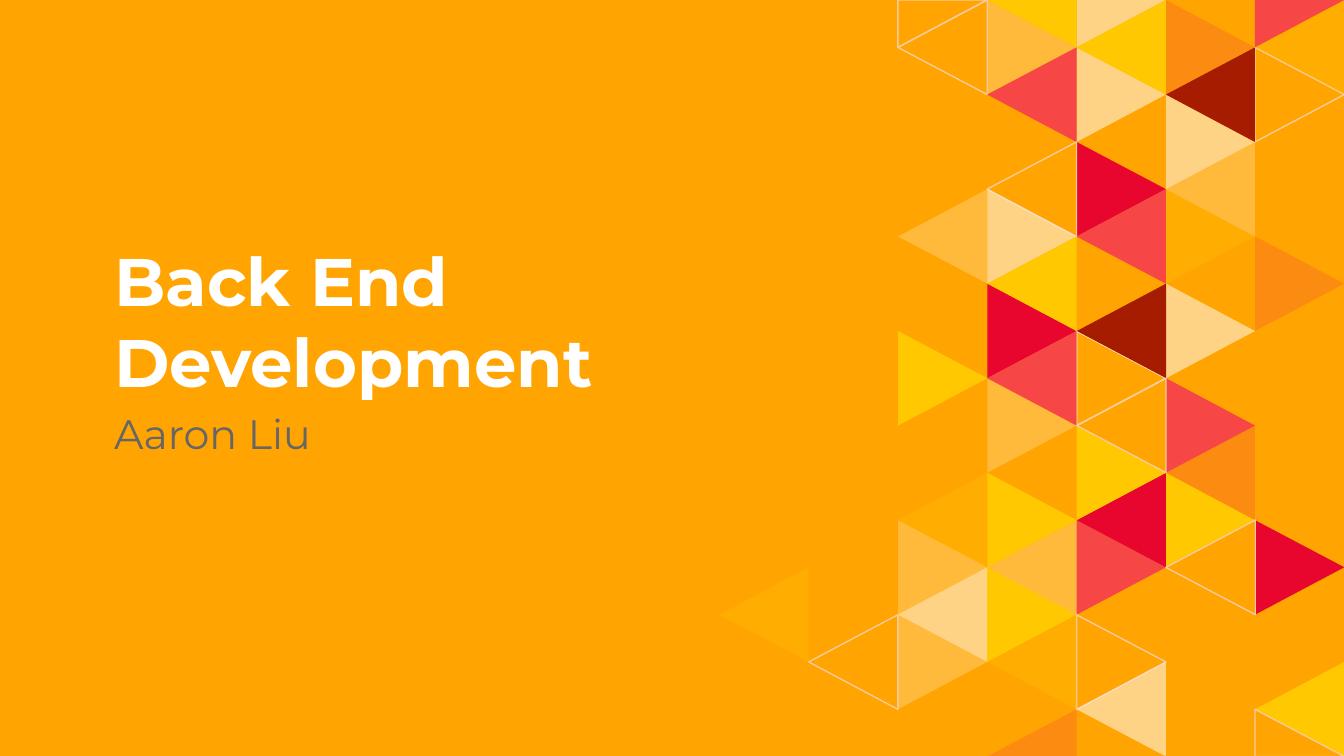
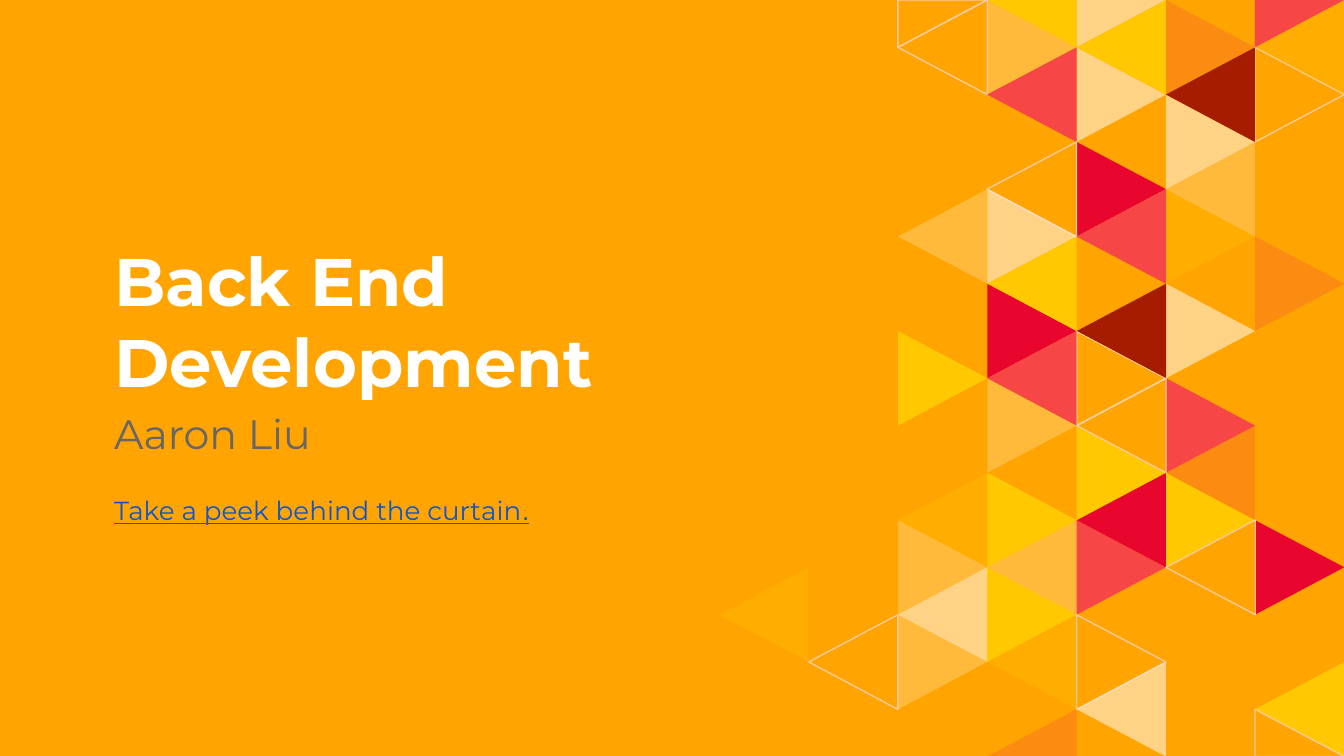
Before and after one commit to krashilili/Project2, a slide deck: slide 4 of PPT presentation/Slides.pptx. Drawn at 1344x756 pixels with LibreOffice and Linux fonts; fonts in the diff are those of the drawing. Boxes give left, top, right and bottom in pixels: in the first picture for what was removed or moved away, otherwise in the second. Text is boxed around its words. In the diff, an @@ line names an element or a change of style, - is before the commit and + after.

Commit message:
added link to jupyter notebook

```diff
--- a/PPT presentation/Slides.pptx
+++ b/PPT presentation/Slides.pptx
@@ text added at <box>114,500,529,525</box>, 14 pt, text #1155CC, underline @@
+Take a peek behind the curtain.
```
